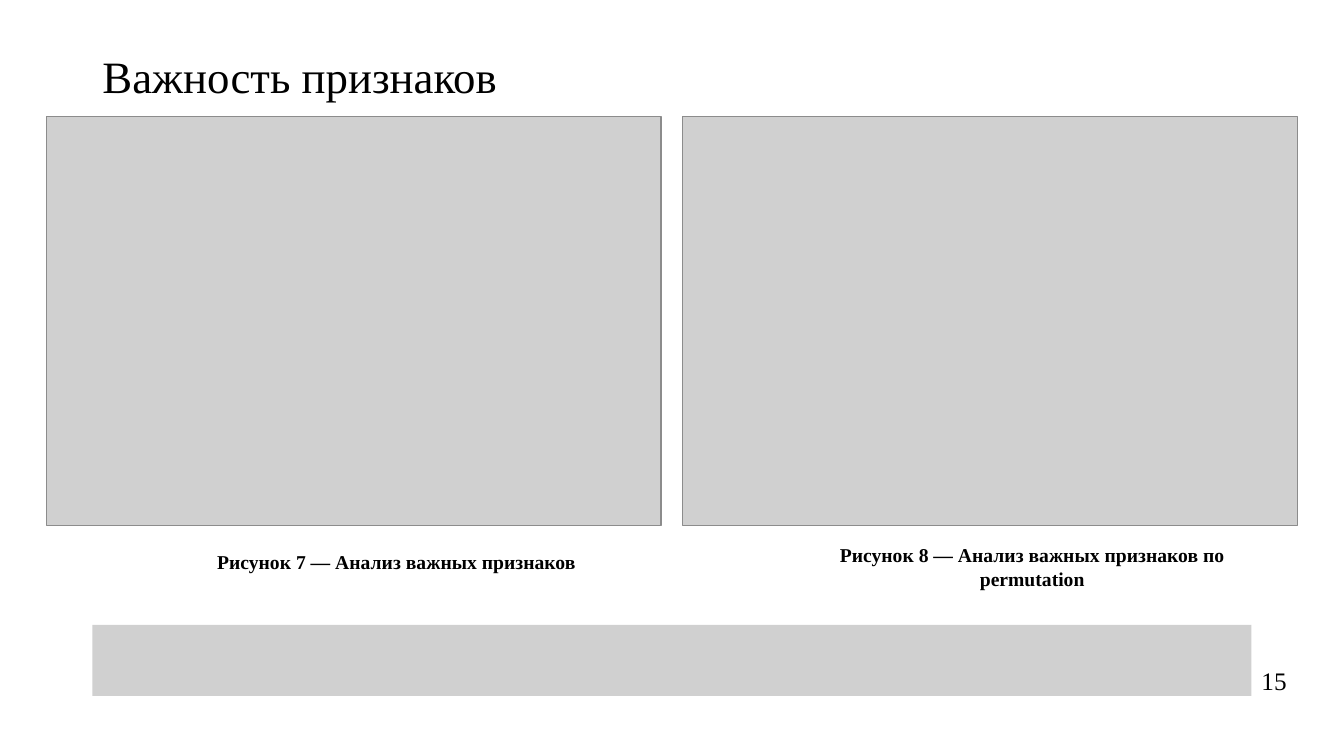
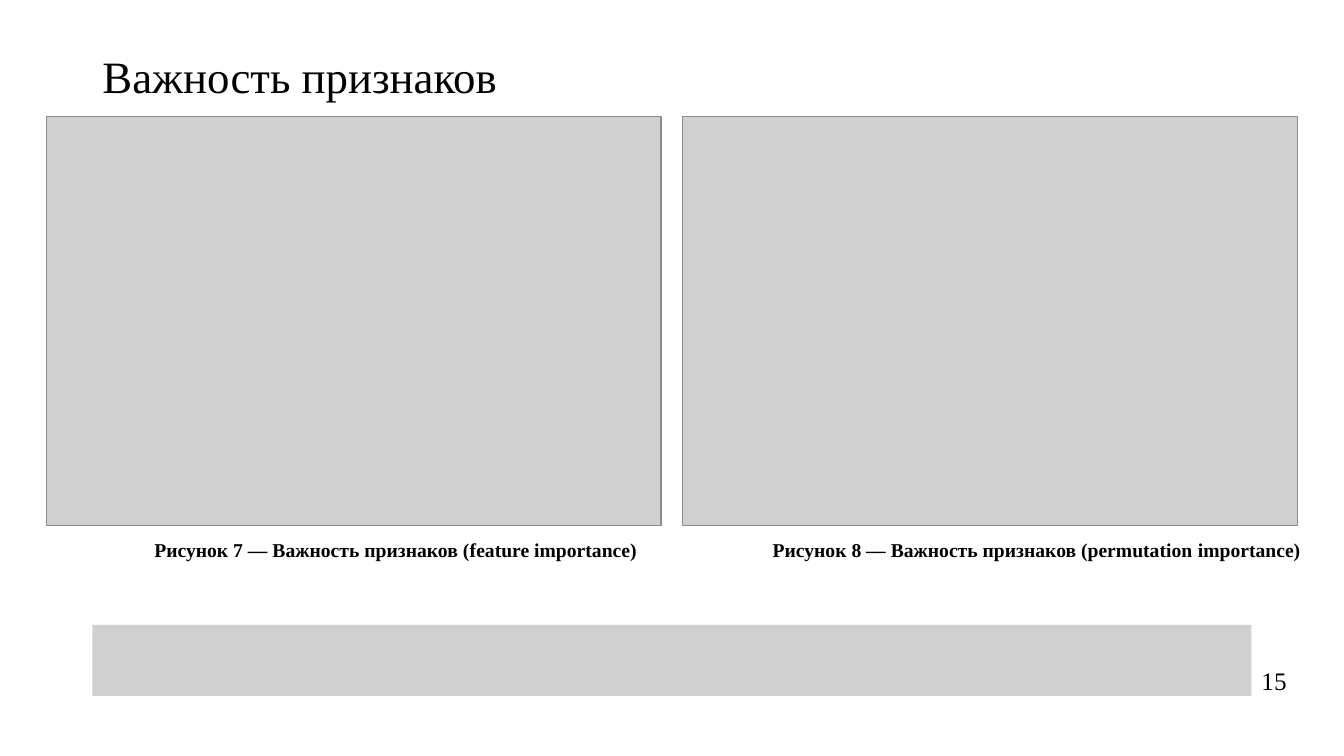
Before and after one commit to Kirill010/RTU-MIREA, a slide deck: slide 15 of 4 курс/8 семестр/Преддипломная практика/010304_22И1429_Ким_КС_презентация_предзащита.pptx. Drawn at 1344x756 pixels with LibreOffice and Linux fonts; fonts in the diff are those of the drawing; grey boxes stand for pictures. Boxes give left, top, right and bottom in pixels: in the first picture for what was removed or moved away, otherwise in the second. Text is boxed around its words. In the diff, an @@ line names an element or a change of style, - is before the commit and + after.

```diff
--- a/4 курс/8 семестр/Преддипломная практика/010304_22И1429_Ким_КС_презентация_предзащита.pptx
+++ b/4 курс/8 семестр/Преддипломная практика/010304_22И1429_Ким_КС_презентация_предзащита.pptx
@@ text at (154, 543, 636, 562): text changed @@
-Рисунок 7 — Анализ важных признаков
+Рисунок 7 — Важность признаков (feature importance)
@@ text at (773, 543, 1300, 562): text changed @@
-Рисунок 8 — Анализ важных признаков по permutation
+Рисунок 8 — Важность признаков (permutation importance)
```
Also in this commit, not shown: 1 other slide changed, 5 other files.
